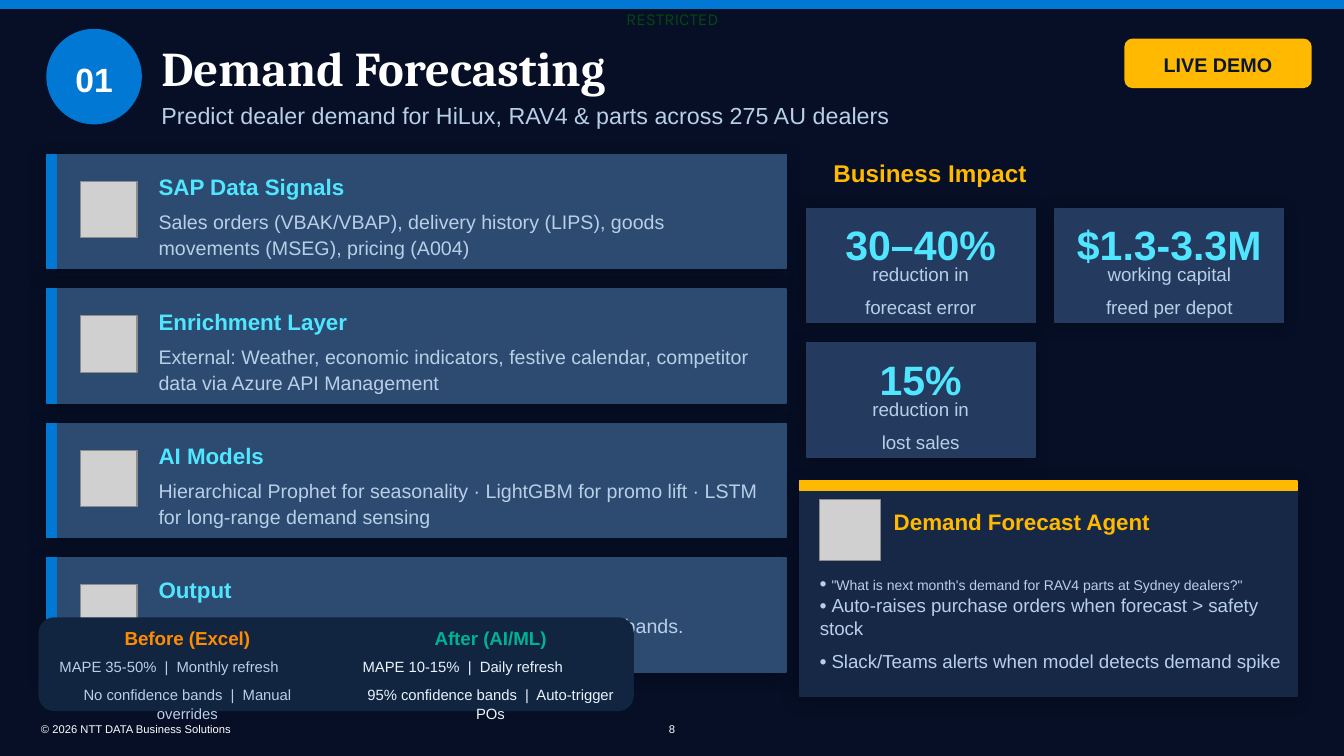
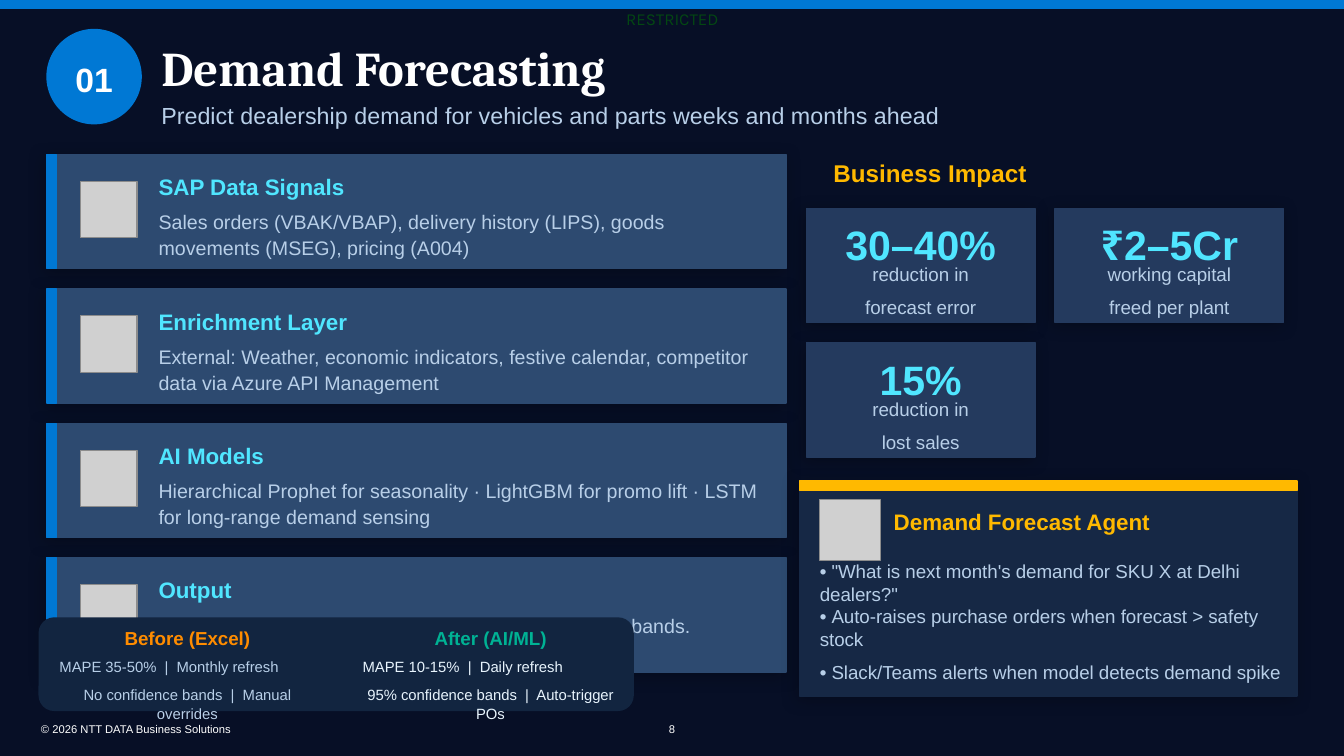
Before and after one commit to bhartiya75/ntt, a slide deck: slide 8 of backend/generated_ppts/NDBS_SAP_Supply_Chain_AI_v2.0.pptx. Drawn at 1344x756 pixels with LibreOffice and Linux fonts; fonts in the diff are those of the drawing; grey boxes stand for pictures; background and template pictures are left out. Boxes give left, top, right and bottom in pixels: in the first picture for what was removed or moved away, otherwise in the second. Text is boxed around its words. In the diff, an @@ line names an element or a change of style, - is before the commit and + after.

```diff
--- a/backend/generated_ppts/NDBS_SAP_Supply_Chain_AI_v2.0.pptx
+++ b/backend/generated_ppts/NDBS_SAP_Supply_Chain_AI_v2.0.pptx
@@ rounded rectangle removed at [1124,38,1312,88] @@
-LIVE DEMO
@@ text at [161,107,939,129]: text changed @@
-Predict dealer demand for HiLux, RAV4 & parts across 275 AU dealers
+Predict dealership demand for vehicles and parts weeks and months ahead
@@ text at [1124,231,1238,269]: text changed @@
-$1.3-3.3M
+₹2–5Cr
@@ text at [1109,300,1229,318]: text changed @@
-freed per depot
+freed per plant
@@ text at [820,564,1281,683]: text changed @@
-• "What is next month's demand for RAV4 parts at Sydney dealers?"
-• Auto-raises purchase orders when forecast > safety stock
-• Slack/Teams alerts when model detects demand spike
+• "What is next month's demand for SKU X at Delhi dealers?"
+• Auto-raises purchase orders when forecast > safety stock
+• Slack/Teams alerts when model detects demand spike
@@ text at [159,615,690,663]: text changed @@
-Part-level forecast at dealer + state level. Confidence bands. Anomaly alerts. Push to SAP MRP via API.
+SKU-level forecast at dealership + region. Confidence bands. Anomaly alerts. Push to SAP MRP via API.
```
Also in this commit, not shown: 12 other slides changed, 1 other file.
